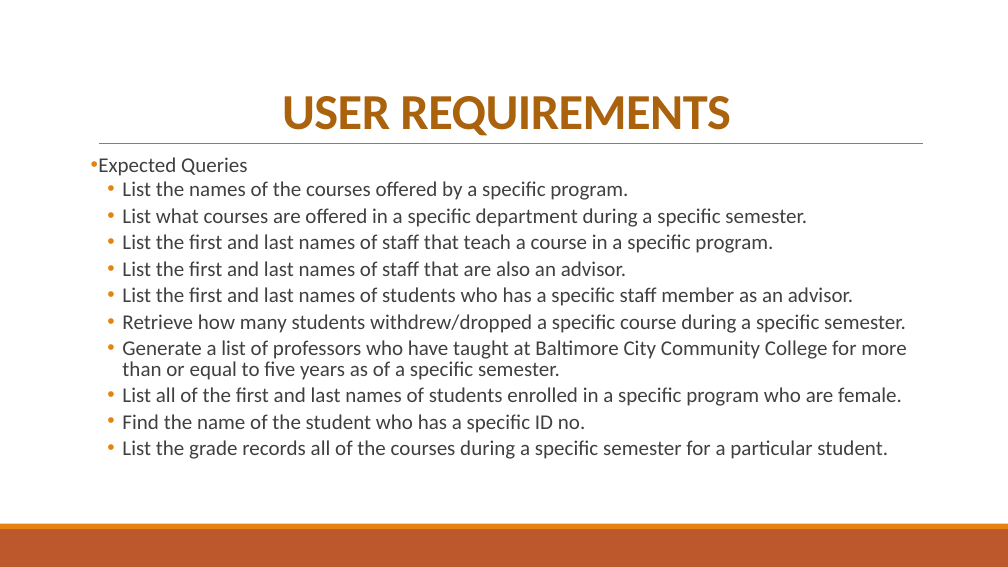
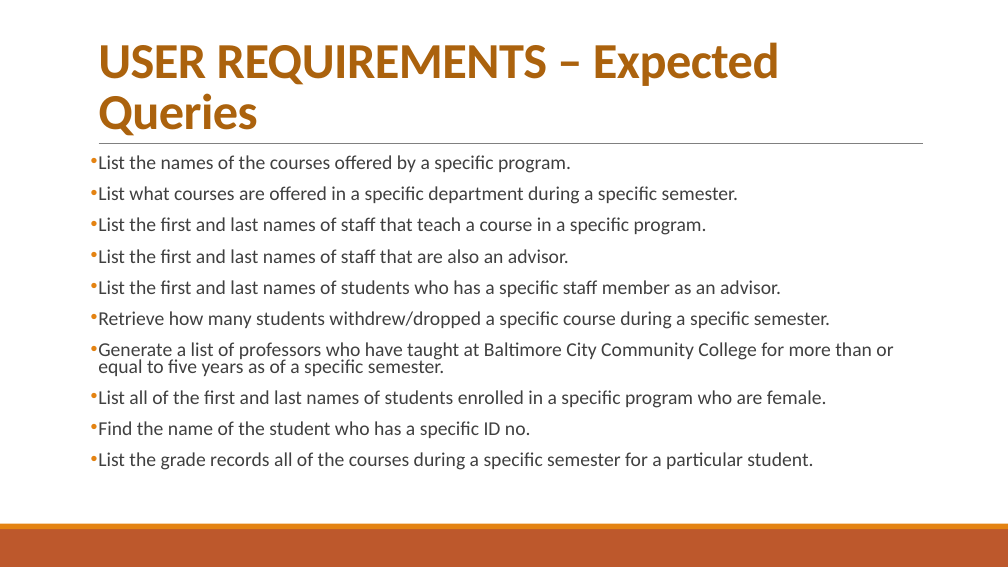
Before and after one commit to dellathefella/COSC457Project, a slide deck: slide 3 of Documentation/BCCC Presentation.pptx (slide 4 before the commit). Drawn at 1008x567 pixels with LibreOffice and Linux fonts; fonts in the diff are those of the drawing. Boxes give left, top, right and bottom in pixels: in the first picture for what was removed or moved away, otherwise in the second. Text is boxed around its words. In the diff, an @@ line names an element or a change of style, - is before the commit and + after.

```diff
--- a/Documentation/BCCC Presentation.pptx
+++ b/Documentation/BCCC Presentation.pptx
@@ title at <box>98,42,780,136</box>: text changed @@
-USER REQUIREMENTS
+USER REQUIREMENTS – Expected Queries
@@ text "List the names of the ..." at <box>98,155,893,470</box>: size 20 to 18.7 pt; list level 2 to 1 in "List the names of the ..."; line spacing 0.8 to 0.7; list level 2 to 1 in "List what courses are offered ..."; list level 2 to 1 in "List the first and last ..."; list level 2 to 1 in "Retrieve how many students withdrew/dropped ..."; list level 2 to 1 in "Generate a list of professors ..."; list level 2 to 1 in "List all of the first ..."; list level 2 to 1 in "Find the name of the ..."; list level 2 to 1 in "List the grade records all ..." @@
@@ text at <box>98,157,247,176</box>: paragraph removed @@
-• Expected Queries
```
Also in this commit, not shown: 8 other slides changed, 2 slides added, 2 slides removed, 4 other files.
